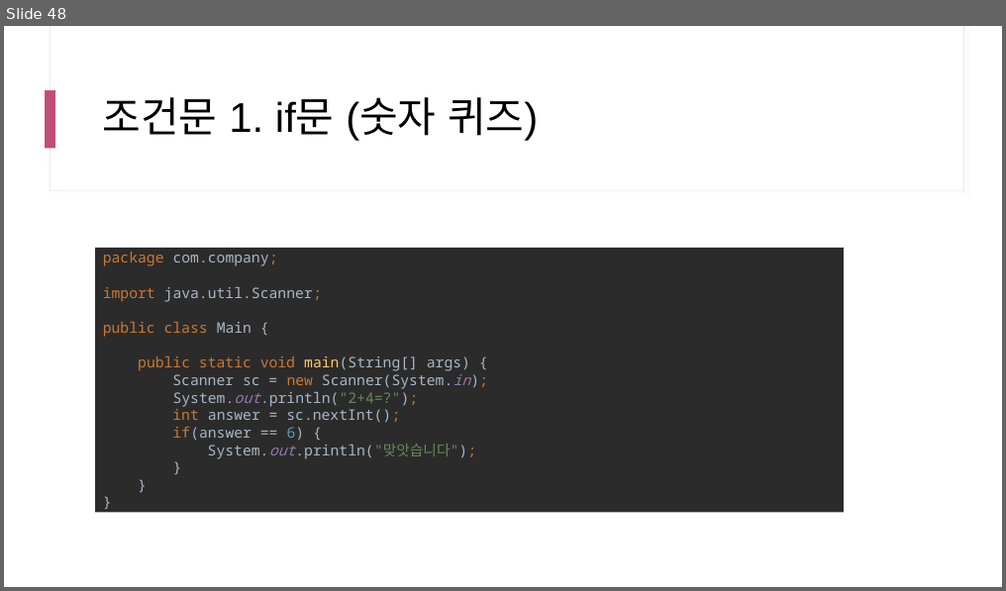
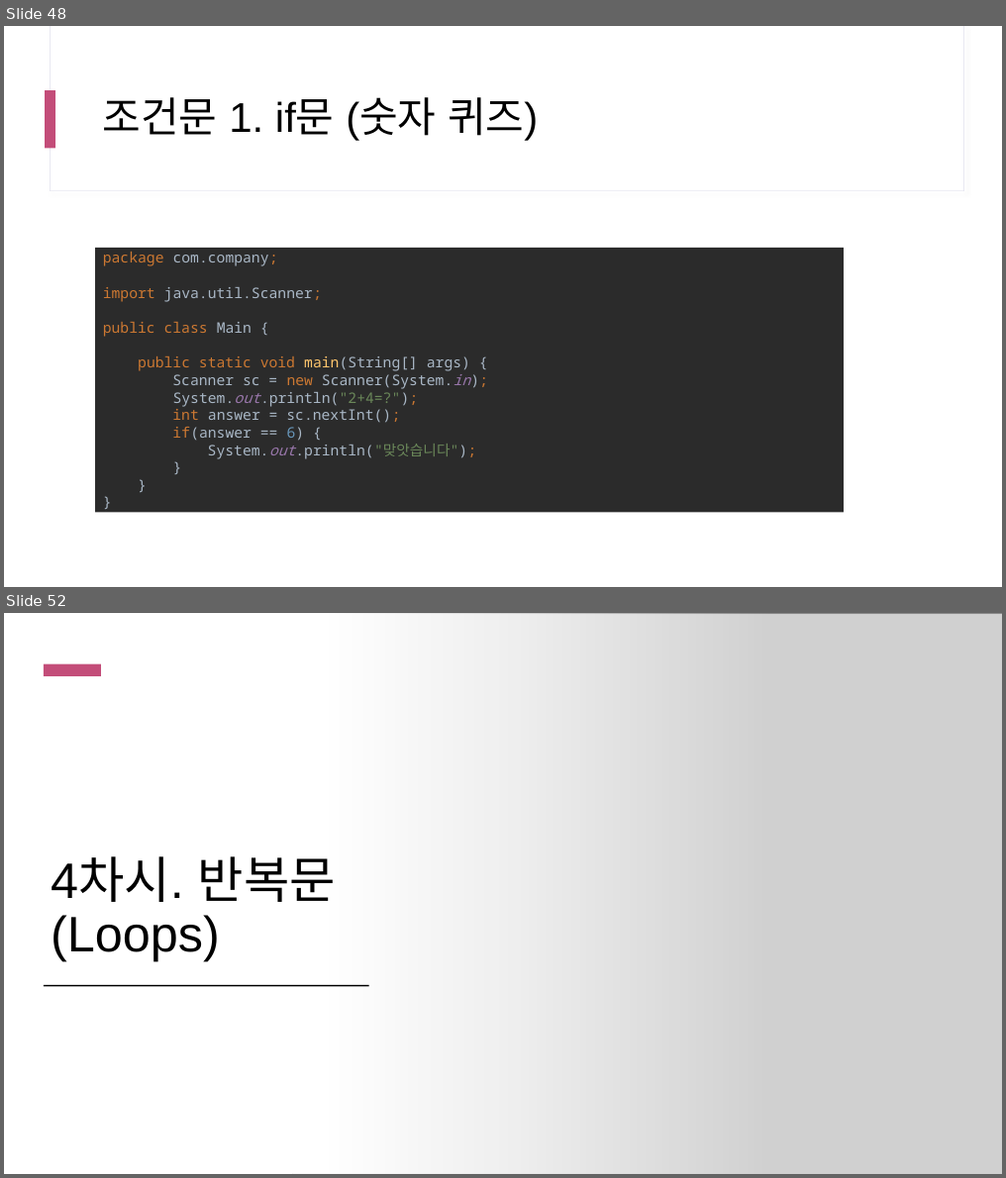
Before and after one commit to yhs0602/SPLIT_lecture_examples, a slide deck: docs/SPLIT 17차 Java.pptx. Shown one above the other, each under a label of ours: slide 48 before the commit, slides 48 and 52 after it; the slides between them are not shown. The pictures are 1006x591 and 1006x1178 pixels, drawn with LibreOffice and Linux fonts; fonts in the diff are those of the drawing; grey boxes stand for pictures. Boxes give left, top, right and bottom in pixels: in the first picture for what was removed or moved away, otherwise in the second. Text is boxed around its words. In the diff, an @@ line names an element or a change of style, - is before the commit and + after.

```diff
--- a/docs/SPLIT 17차 Java.pptx
+++ b/docs/SPLIT 17차 Java.pptx
@@ slide 52 added at <box>4,613,1002,1174</box>, background #FFFFFF; not listed: 2 template elements that a slide beside it also shows @@
@@ rectangle added at <box>4,613,1002,1174</box>, fill #FFFFFF @@
@@ rectangle added at <box>4,613,768,1174</box>, fill gradient #FFFFFF @@
@@ picture added at <box>292,613,1002,1174</box> @@
@@ rectangle added at <box>44,664,101,676</box>, fill #C34D79 @@
@@ text added at <box>51,857,336,961</box>, 48 pt, text #000000 @@
+4차시. 반복문(Loops)
@@ rectangle added at <box>44,985,369,986</box>, fill #000000 @@
```
Also in this commit, not shown: 2 slides changed, 30 other slides added.
